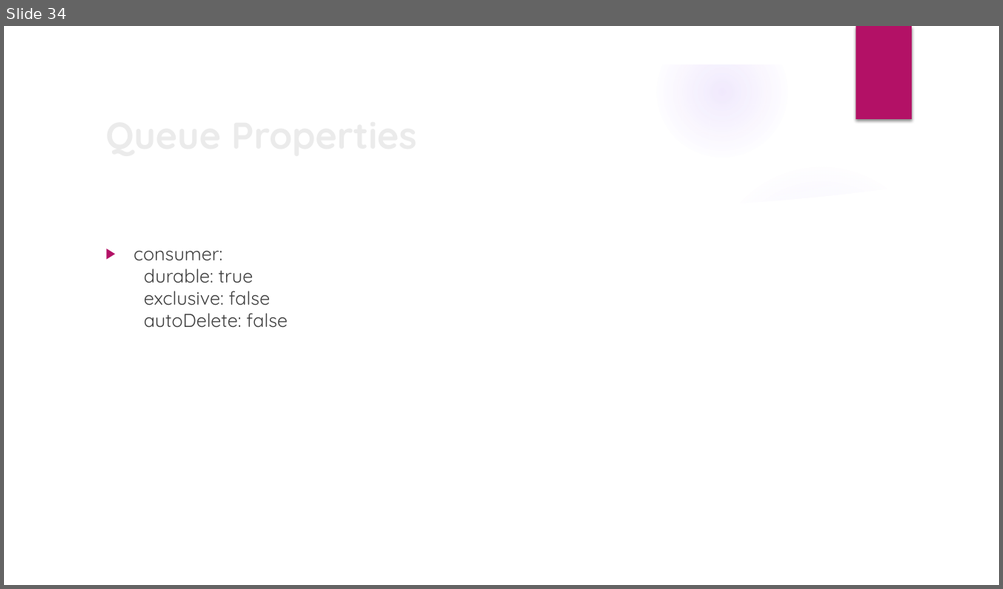
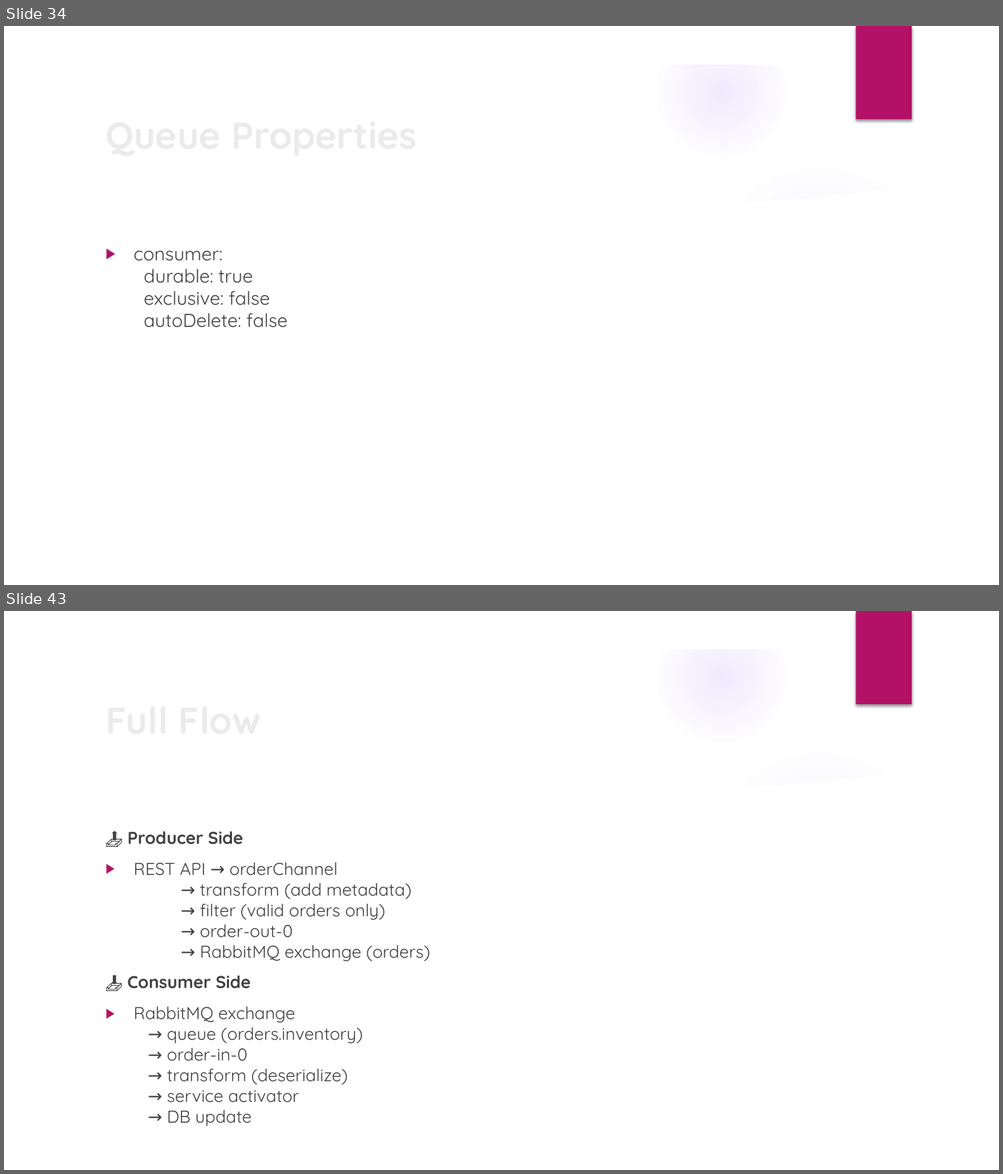
Before and after one commit to anjumunoth/ness-spring-integration, a slide deck: Spring Cloud Stream.pptx. Shown one above the other, each under a label of ours: slide 34 before the commit, slides 34 and 43 after it; the slides between them are not shown. The pictures are 1003x589 and 1003x1174 pixels, drawn with LibreOffice and Linux fonts; fonts in the diff are those of the drawing; background and template pictures are left out. Boxes give left, top, right and bottom in pixels: in the first picture for what was removed or moved away, otherwise in the second. Text is boxed around its words. In the diff, an @@ line names an element or a change of style, - is before the commit and + after.

```diff
--- a/Spring Cloud Stream.pptx
+++ b/Spring Cloud Stream.pptx
@@ slide 43 added at (4, 611, 999, 1170), background picture (left out); not listed: 9 template elements that a slide beside it also shows @@
@@ title added at (98, 690, 813, 748), 36 pt, text #EBEBEB, bold @@
+Full Flow
@@ text added at (128, 832, 430, 1127), 16.6 pt, text #404040 @@
+📤 Producer Side
+▶ REST API → orderChannel
+  → transform (add metadata)
+  → filter (valid orders only)
+  → order-out-0
+  → RabbitMQ exchange (orders)
+📥 Consumer Side
+▶ RabbitMQ exchange
+  → queue (orders.inventory)
+  → order-in-0
+  → transform (deserialize)
+  → service activator
+  → DB update
```
Also in this commit, not shown: 49 other slides added, 2 other files.
